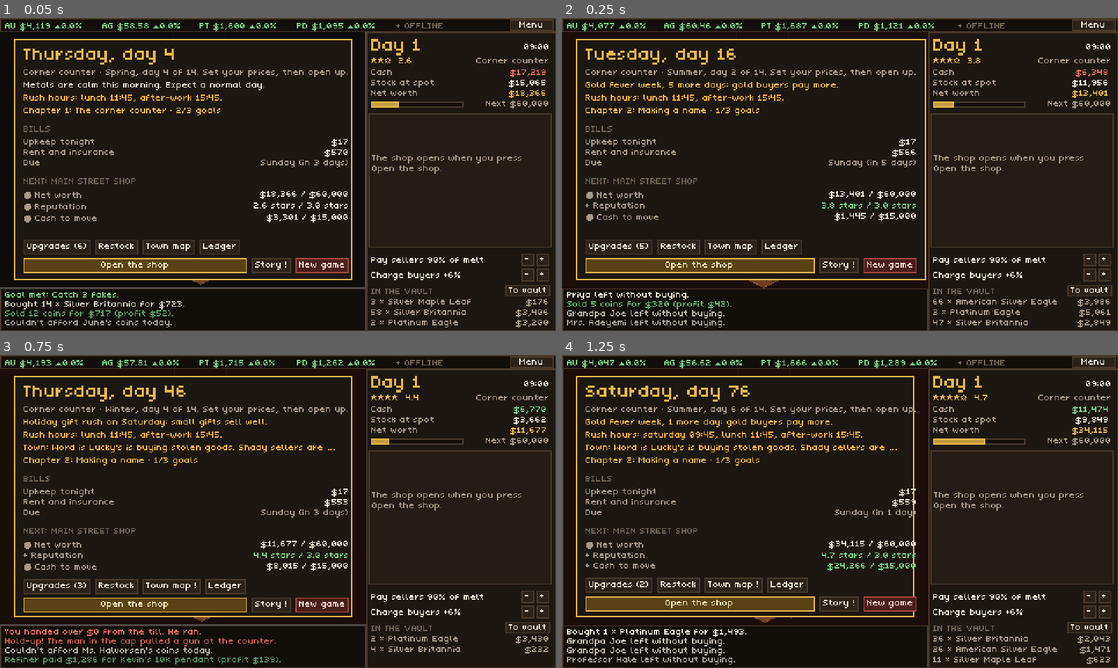
Above: before the commit, frames 1-4 (two rows, left to right).
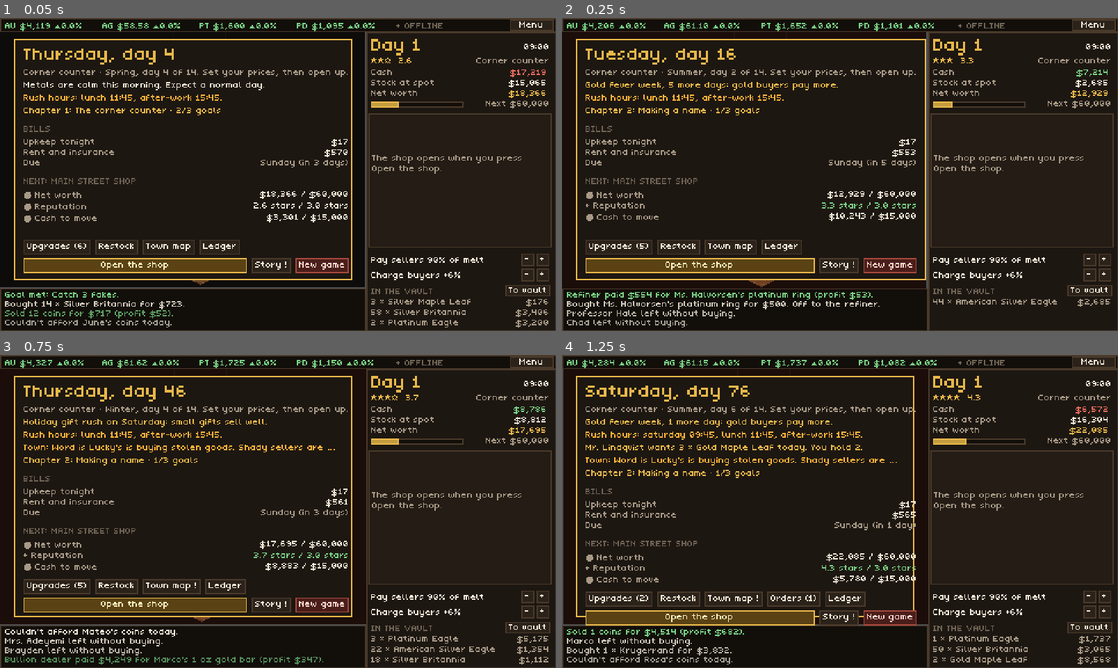
Above: after the commit, the same moments.

Repository: AlexAlphaK/Vaultmanager
Game: Godot game, scene res://tests/balance_sim.tscn
Two runs of this game, one before a commit and one after it. Both use one fixed random seed, a clock stepped at 60 frames per second and the inputs below. This scene is started directly instead of the project's main scene.
Inputs:
- Up to frame 1 (0.05 s): no input
- Up to frame 2 (0.25 s): no input
- Up to frame 3 (0.75 s): click "Story !" at 0.5 s
- Up to frame 4 (1.25 s): no input

Frame 1 is identical in both runs. In frame 2, 2.5% of the frame differs, in the area x 0-99%, y 1-99%; in frame 3, 2.4%; in frame 4, 10%.

Commit message:
Insurance pays back part of a burglary: 75% of what was in the wall safe, 25% of the tray
Co-Authored-By: Claude Opus 5.5 (1M context) <noreply@anthropic.com>
Claude-Session: https://claude.ai/code/session_01FD1AhCR4Wb6Qw8M6dBgyNU

Diff:
--- a/scenes/vault/vault.gd
+++ b/scenes/vault/vault.gd
@@ -389,6 +389,8 @@
 		lines.append("Total lost: %s." % Market.format_money(report.value))
 		if report.get("recovered", 0.0) >= 1.0:
 			lines.append("The cameras caught them. Police got back %s." % Market.format_money(report.recovered))
+		if report.get("insured", 0.0) >= 1.0:
+			lines.append("Insurance pays back %s." % Market.format_money(report.insured))
 		Shop.log_event("Break-in overnight! Lost %s." % Market.format_money(report.value), "bad")
 	_result = PanelContainer.new()
 	add_child(_result)
--- a/scenes/vault/vault_layout.gd
+++ b/scenes/vault/vault_layout.gd
@@ -13,6 +13,10 @@
 const CASH_PER_STRAP := 10000.0
 const MAX_STRAPS := 4
 const LEDGER_REPUTATION := 0.5
+## Share of a burglary the insurer pays back (the weekly insurance bill): most of what
+## was locked in the wall safe, a little of what was left on the counter tray. Cash and
+## whatever the police bring back are not covered.
+const INSURED := {"tray": 0.25, "wall": 0.75}
 
 ## Cells per piece kind at rotation 0, x right and y down.
 const SHAPES := {
@@ -179,6 +183,12 @@
 		report.recovered = report.value * Security.recover_share()
 		if report.recovered >= 1.0:
 			Day.add_income("Police recovered stolen goods", report.recovered)
+		report.insured = 0.0
+		for p in report.stolen:
+			if p.get("cash", 0.0) <= 0.0:
+				report.insured += p.value * float(INSURED.get(p.area, 0.0)) * (1.0 - Security.recover_share())
+		if report.insured >= 1.0:
+			Day.add_income("Insurance payout", report.insured)
 
 
 func _pack_coins(metal: String, entries: Array) -> void:
--- a/tests/balance_sim.gd
+++ b/tests/balance_sim.gd
@@ -466,6 +466,8 @@
 			_add(out.losses, "hold-ups", -e.usd)
 		elif e.label == "Police recovered stolen goods":
 			_add(out.gains, "police recovered", e.usd)
+		elif e.label == "Insurance payout":
+			_add(out.gains, "insurance", e.usd)
 		elif e.label == "Tax Day":
 			_add(out.losses, "tax", -e.usd)
 		elif e.label == "Coin show booth":
--- a/tests/smoke_test.gd
+++ b/tests/smoke_test.gd
@@ -1544,6 +1544,9 @@
 		var values := v.pieces.map(func(p): return p.value)
 		values.sort()
 		expect(kids.stolen.all(func(p): return p.value >= values[-3]), "kids grab the most valuable pieces")
+		# the insurer pays back a quarter of what was left on the tray
+		v.apply(kids)
+		expect(absf(kids.insured - kids.value * VaultLayout.INSURED.tray * (1.0 - Security.recover_share())) < 1.0, "insurance pays back part of a tray burglary")
 	# with the wall safe full and the tray empty, kids get nothing and pros usually crack it
 	for p in v.pieces:
 		p.area = VaultLayout.WALL
@@ -1920,7 +1923,8 @@
 	expect(report.break_in and report.stolen.size() == 2, "burglars take only what's on the tray")
 	v.apply(report)
 	expect(Shop.count_of("XAG") == 0 and Shop.count_of("XAU") == 1, "stolen coins leave the stock")
-	expect(is_equal_approx(Shop.cash, before - cash[0].cash), "stolen cash leaves the till")
+	expect(is_equal_approx(Shop.cash, before - cash[0].cash + report.insured), "stolen cash leaves the till (the insurer pays for coins, not cash)")
+	expect(is_equal_approx(report.insured, tube.value * VaultLayout.INSURED.tray * (1.0 - Security.recover_share())), "insurance pays back part of the tube")
 	expect(Shop.stats.get("stolen", 0.0) > 0.0, "the loss is counted")
 	# a big silver stack packs into monster boxes
 	Shop.reset()
